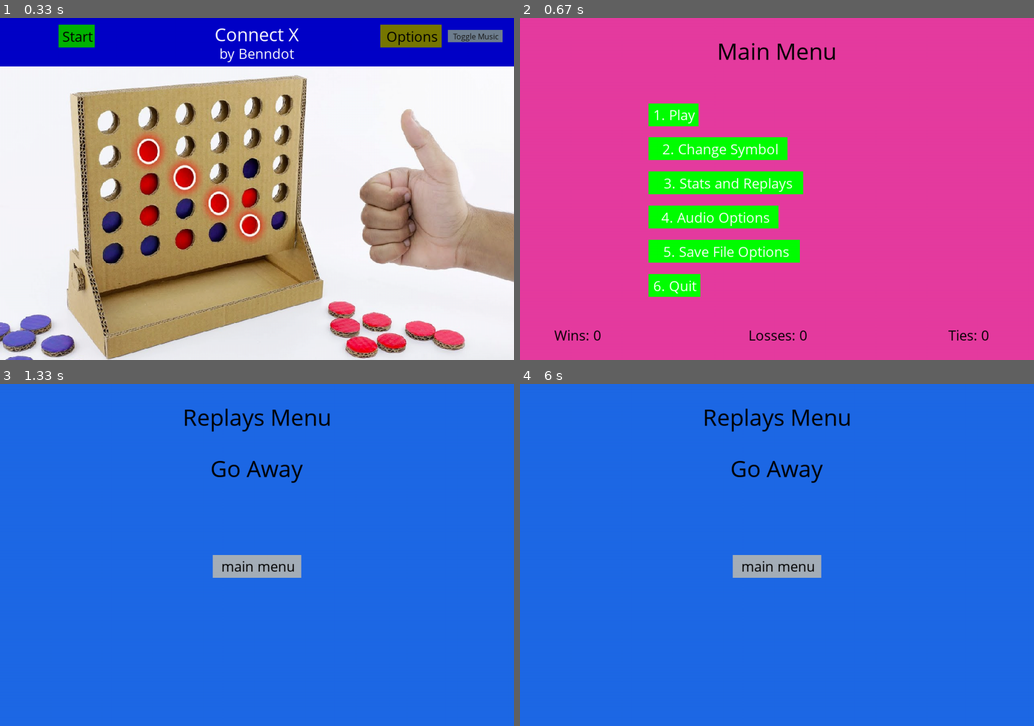
Above: before the commit, frames 1-4 (two rows, left to right).
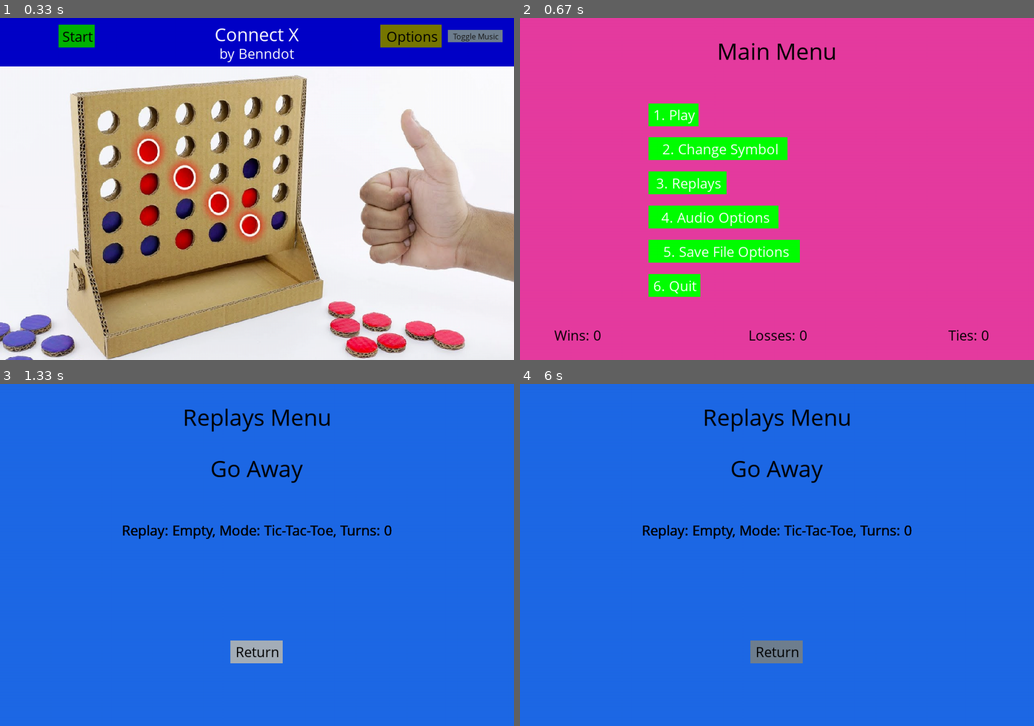
Above: after the commit, the same moments.

Repository: Benndot/Connect-X-Pygame
Game: pygame game, started from connectX.py
Two runs of this game, one before a commit and one after it. Both use one fixed random seed, a clock stepped at 60 frames per second and the inputs below.
Inputs (mouse positions are in pixels of both pictures, inside the frame that each line leads up to):
- Up to frame 1 (0.33 s): no input
- Up to frame 2 (0.67 s): click "Start" at 0.42 s
- Up to frame 3 (1.33 s): click (169, 548) at 0.77 s, where only the run after the commit has a clickable "3. Replays"
- Up to frame 4 (6 s): move the mouse to (751, 643) at 5.77 s

Frame 1 is identical in both runs. In frame 2, 1.2% of the frame differs, in the area x 26-56%, y 44-52%; in frame 3, 2.5%, in the area x 23-77%, y 41-82%; in frame 4, 2.5%.

Commit message:
refactored Replay class slightly
Changed the id attribute to a number, and made all replays have a default name of "empty"

Diff:
--- a/connectX.py
+++ b/connectX.py
@@ -229,7 +229,7 @@
 
 @dataclass()
 class Replay:
-    id: str  # Unchanging unique identifier for each replay instance
+    id: int  # Unchanging unique identifier for each replay instance
     name: str  # Name of the replay, can be edited by the user
     game_mode: GameMode  # In which game mode did the game take place
     player_moves: list  # The sequence of moves that the player made
@@ -243,11 +243,13 @@
 
 
 class ReplayManager:
-    r1 = Replay("r1", "Replay", tic_tac_toe, [], [], True, (), 0)
-    r2 = Replay("r2", "Replay", tic_tac_toe, [], [], True, (), 0)
-    r3 = Replay("r3", "Replay", tic_tac_toe, [], [], True, (), 0)
-    r4 = Replay("r4", "Replay", tic_tac_toe, [], [], True, (), 0)
-    r5 = Replay("r5", "Replay", tic_tac_toe, [], [], True, (), 0)
+    r1 = Replay(1, "Empty", tic_tac_toe, [], [], True, (), 0)
+    r2 = Replay(2, "Empty", tic_tac_toe, [], [], True, (), 0)
+    r3 = Replay(3, "Empty", tic_tac_toe, [], [], True, (), 0)
+    r4 = Replay(4, "Empty", tic_tac_toe, [], [], True, (), 0)
+    r5 = Replay(5, "Empty", tic_tac_toe, [], [], True, (), 0)
+
+    replay_list = [r1, r2, r3, r4, r5]
 
 
 # ----------------------------------------------------------------------------------------------------------------------
@@ -349,7 +351,7 @@
 
     play_game_str = {"Play": mode_selection}
     change_symbol_str = {"Change Symbol": symbol_selection}
-    stats_replays_str = {"Stats and Replays": replays_menu}
+    stats_replays_str = {"Replays": replays_menu}
     audio_options = {"Audio Options": sound_menu}
     save_options_str = {"Save File Options": save_settings}
     quit_game_str = {"Quit": sys.exit}
@@ -391,19 +393,19 @@
 
 def replays_menu():
 
-    header_message = "Replays Menu"
-
-    greeting = "Go Away"
-
     while True:
 
         game_screen.screen.fill((30, 105, 230))
 
-        create_onscreen_text(large_font, black, header_message, game_screen.width / 2, game_screen.height * 0.05, True)
-        create_onscreen_text(large_font, black, greeting, game_screen.width / 2, game_screen.height * 0.20, True)
-
-        return_button = create_text_button(medium_font, black, "main menu", game_screen.width / 2,
-                                           game_screen.height * 0.5, slategray, lightgray, True)
+        create_onscreen_text(large_font, black, "Replays Menu", game_screen.width / 2, game_screen.height * 0.05, True)
+        create_onscreen_text(large_font, black, "Go Away", game_screen.width / 2, game_screen.height * 0.20, True)
+
+        for replay in ReplayManager.replay_list:
+            create_onscreen_text(medium_font, black, replay.__str__(), game_screen.width / 2, game_screen.height * 0.40,
+                                 True)
+
+        return_button = create_text_button(medium_font, black, "Return", game_screen.width / 2,
+                                           game_screen.height * 0.75, slategray, lightgray, True)
 
         if return_button:
             main_menu()
@@ -488,7 +490,6 @@
         if music_button:
             music_object.music_toggle()
 
-        # Bool declaration
         music_pause_declaration = "Yes" if music_object.music_paused else "No"
         create_onscreen_text(medium_font, black, f"Music Paused: " + music_pause_declaration, game_screen.width / 2,
                              game_screen.height / 3.8, True)
@@ -524,7 +525,6 @@
         create_onscreen_text(sml_med_font, blackish, f"Current Track: {current_track_name}", game_screen.width / 2,
                              game_screen.height / 1.6, True)
 
-        # Return to start menu button
         return_button = create_text_button(intermediate_font, white, "Return", game_screen.width / 2,
                                            game_screen.height / 1.25, slategray, lightgray, True)
 
